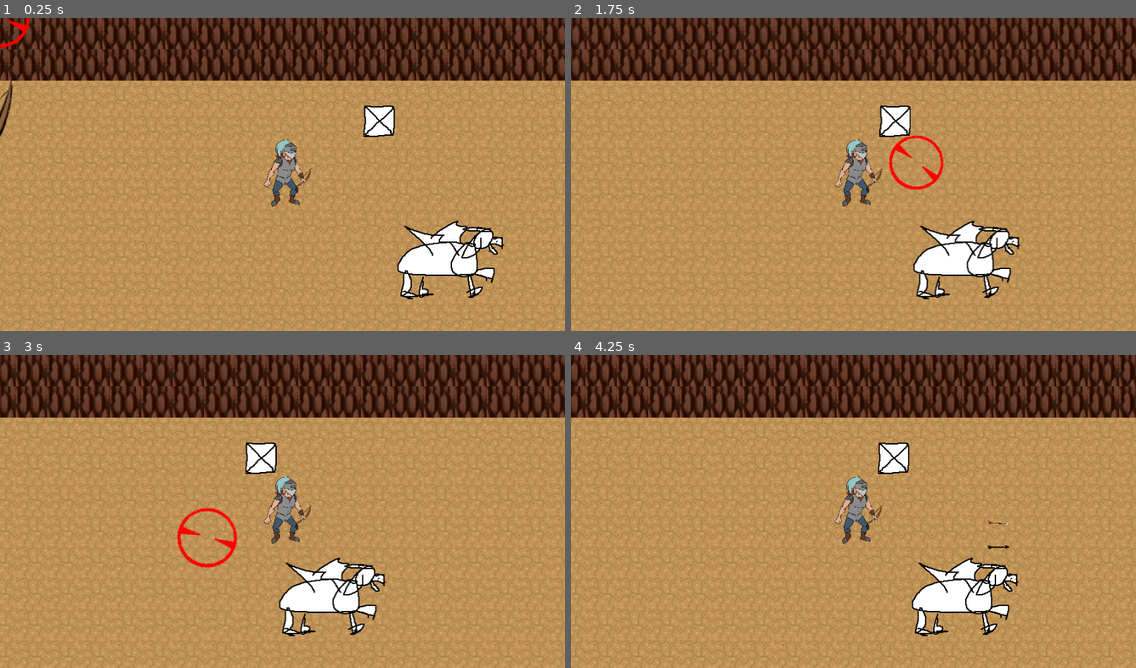
Above: before the commit, frames 1-4 (two rows, left to right).
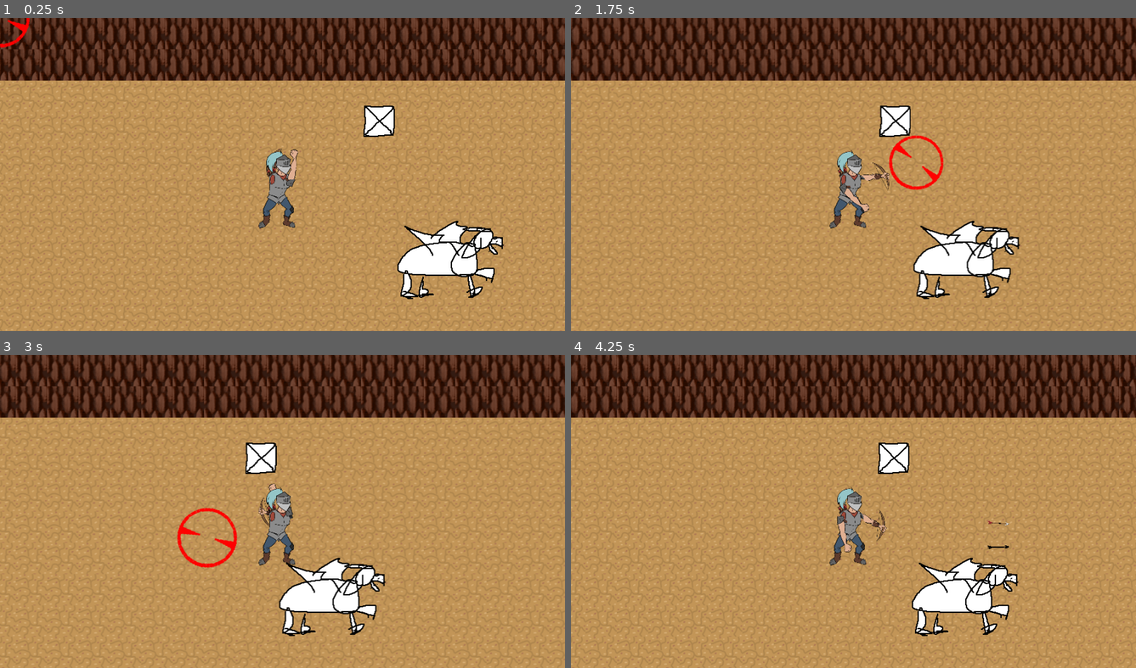
Above: after the commit, the same moments.

Repository: m7rk/codingblocksjam
Game: Godot game, scene res://Dungeon.tscn
The game is run twice, just before and just after one commit, with the same random seed, the same clock (stepped at 60 frames per second) and the same inputs.
Inputs (mouse positions are in pixels of both pictures, inside the frame that each line leads up to):
- Up to frame 1 (0.25 s): no input
- Up to frame 2 (1.75 s): move the mouse to (977, 158) at 0.52 s; hold D (right) 0.53-1.25 s; click (977, 158) at 0.67 s; drag from (740, 190) to (915, 161) at 1.27 s
- Up to frame 3 (3 s): move the mouse to (339, 442) at 2.02 s; hold D (right) 2.03-2.75 s; click (339, 442) at 2.17 s; drag from (254, 574) to (113, 464) at 2.77 s
- Up to frame 4 (4.25 s): move the mouse to (1023, 558) at 3.52 s; hold A (left) from 3.53 s (still down); click (1023, 558) at 3.67 s

The runs differ from the first frame. In frame 1, 1.4% of the frame differs, in the area x 0-56%, y 19-68%; in frame 2, 1.3%; in frame 3, 1.3%; in frame 4, 1.3%.

Commit message:
improve character rig

Diff:
--- a/Dungeon.tscn
+++ b/Dungeon.tscn
@@ -1,6 +1,5 @@
 [gd_scene load_steps=26 format=2]
 
-[ext_resource path="res://Protagonist Parts/Protag Complete.png" type="Texture" id=1]
 [ext_resource path="res://Player.gd" type="Script" id=2]
 [ext_resource path="res://crate.png" type="Texture" id=3]
 [ext_resource path="res://griffon.png" type="Texture" id=4]
@@ -32,9 +31,25 @@
 [sub_resource type="RectangleShape2D" id=1]
 extents = Vector2( 21.5, 19 )
 
+[sub_resource type="Animation" id=4]
+resource_name = "Idle"
+tracks/0/type = "value"
+tracks/0/path = NodePath("Pelvis/BoneTorso:position")
+tracks/0/interp = 1
+tracks/0/loop_wrap = true
+tracks/0/imported = false
+tracks/0/enabled = true
+tracks/0/keys = {
+"times": PoolRealArray(  ),
+"transitions": PoolRealArray(  ),
+"update": 0,
+"values": [  ]
+}
+
 [node name="Dungeon" type="Node2D"]
 
 [node name="Level" type="Node2D" parent="."]
+z_index = -1000
 
 [node name="TileMap" type="TileMap" parent="Level"]
 tile_set = ExtResource( 5 )
@@ -94,13 +109,107 @@
 "_edit_lock_": true
 }
 
-[node name="Sprite" type="Sprite" parent="Player"]
-position = Vector2( 10, -27 )
-scale = Vector2( 0.17, 0.17 )
-texture = ExtResource( 1 )
-__meta__ = {
-"_edit_lock_": true
-}
+[node name="CharacterRig" type="Node2D" parent="Player"]
+scale = Vector2( 0.2, 0.2 )
+
+[node name="Pelvis" type="Sprite" parent="Player/CharacterRig"]
+position = Vector2( -38.8889, 66.6666 )
+texture = ExtResource( 11 )
+
+[node name="BoneTorso" type="Node2D" parent="Player/CharacterRig/Pelvis"]
+position = Vector2( 2, 2 )
+scale = Vector2( 1, 1 )
+
+[node name="Torso" type="Sprite" parent="Player/CharacterRig/Pelvis/BoneTorso"]
+position = Vector2( 16, -127 )
+scale = Vector2( 1, 1 )
+texture = ExtResource( 19 )
+__meta__ = {
+"_edit_lock_": true
+}
+
+[node name="BoneUpperLeftArm" type="Node2D" parent="Player/CharacterRig/Pelvis/BoneTorso/Torso"]
+position = Vector2( 0.666504, -17.4443 )
+
+[node name="UpperLeftArm" type="Sprite" parent="Player/CharacterRig/Pelvis/BoneTorso/Torso/BoneUpperLeftArm"]
+position = Vector2( -92, 1 )
+texture = ExtResource( 10 )
+__meta__ = {
+"_edit_lock_": true
+}
+
+[node name="LowerLeftArm" type="Sprite" parent="Player/CharacterRig/Pelvis/BoneTorso/Torso/BoneUpperLeftArm/UpperLeftArm"]
+position = Vector2( -69.1113, 115.667 )
+texture = ExtResource( 21 )
+
+[node name="BoneUpperRightArm" type="Node2D" parent="Player/CharacterRig/Pelvis/BoneTorso/Torso"]
+position = Vector2( 67.3333, -34.1111 )
+z_index = -1
+
+[node name="UpperRightArm" type="Sprite" parent="Player/CharacterRig/Pelvis/BoneTorso/Torso/BoneUpperRightArm"]
+position = Vector2( 30.6457, 41.3623 )
+texture = ExtResource( 18 )
+__meta__ = {
+"_edit_lock_": true
+}
+
+[node name="LowerRightArm" type="Sprite" parent="Player/CharacterRig/Pelvis/BoneTorso/Torso/BoneUpperRightArm/UpperRightArm"]
+position = Vector2( 30.4653, 97.5265 )
+texture = ExtResource( 17 )
+
+[node name="Bow" type="Sprite" parent="Player/CharacterRig/Pelvis/BoneTorso/Torso/BoneUpperRightArm/UpperRightArm/LowerRightArm"]
+position = Vector2( 5.55569, 22.2222 )
+texture = ExtResource( 16 )
+
+[node name="BoneNeck" type="Node2D" parent="Player/CharacterRig/Pelvis/BoneTorso/Torso"]
+
+[node name="Neck" type="Sprite" parent="Player/CharacterRig/Pelvis/BoneTorso/Torso/BoneNeck"]
+position = Vector2( 34, -78.5555 )
+texture = ExtResource( 20 )
+
+[node name="Head" type="Sprite" parent="Player/CharacterRig/Pelvis/BoneTorso/Torso/BoneNeck/Neck"]
+position = Vector2( -33.3335, -72.222 )
+texture = ExtResource( 22 )
+
+[node name="BoneUpperRightLeg" type="Node2D" parent="Player/CharacterRig/Pelvis"]
+
+[node name="UpperRightLeg" type="Sprite" parent="Player/CharacterRig/Pelvis/BoneUpperRightLeg"]
+position = Vector2( -65, 46.9999 )
+rotation = 0.156739
+scale = Vector2( 1, 1 )
+z_index = -1
+texture = ExtResource( 12 )
+
+[node name="LowerRightLeg" type="Sprite" parent="Player/CharacterRig/Pelvis/BoneUpperRightLeg/UpperRightLeg"]
+position = Vector2( -16, 126 )
+z_index = -1
+texture = ExtResource( 13 )
+__meta__ = {
+"_edit_lock_": true
+}
+
+[node name="BoneUpperLeftLeg" type="Node2D" parent="Player/CharacterRig/Pelvis"]
+position = Vector2( 53.8889, 18.3335 )
+z_index = -1
+
+[node name="UpperLeftLeg" type="Sprite" parent="Player/CharacterRig/Pelvis/BoneUpperLeftLeg"]
+position = Vector2( 30.0002, 40 )
+scale = Vector2( 1, 1 )
+texture = ExtResource( 14 )
+__meta__ = {
+"_edit_lock_": true
+}
+
+[node name="LowerLeftLeg" type="Sprite" parent="Player/CharacterRig/Pelvis/BoneUpperLeftLeg/UpperLeftLeg"]
+position = Vector2( 16.6665, 94.4446 )
+z_index = -1
+texture = ExtResource( 15 )
+__meta__ = {
+"_edit_lock_": true
+}
+
+[node name="AnimationPlayer" type="AnimationPlayer" parent="Player/CharacterRig"]
+anims/Idle = SubResource( 4 )
 
 [node name="Sprite" type="Sprite" parent="."]
 position = Vector2( 791, 165 )
@@ -176,57 +285,3 @@
 offset = Vector2( 0, 250 )
 current = true
 script = ExtResource( 6 )
-
-[node name="CharacterRig" type="Node2D" parent="."]
-
-[node name="Bow" type="Sprite" parent="CharacterRig"]
-position = Vector2( 121, 199 )
-texture = ExtResource( 16 )
-
-[node name="LowerRightArm" type="Sprite" parent="CharacterRig"]
-position = Vector2( 117, 179 )
-texture = ExtResource( 17 )
-
-[node name="UpperRightArm" type="Sprite" parent="CharacterRig"]
-position = Vector2( 82, 93 )
-texture = ExtResource( 18 )
-
-[node name="Neck" type="Sprite" parent="CharacterRig"]
-position = Vector2( 13, -5 )
-texture = ExtResource( 20 )
-
-[node name="Head" type="Sprite" parent="CharacterRig"]
-position = Vector2( -23, -88 )
-texture = ExtResource( 22 )
-
-[node name="LowerRightLeg" type="Sprite" parent="CharacterRig"]
-position = Vector2( -113, 376 )
-texture = ExtResource( 13 )
-
-[node name="UpperRightLeg" type="Sprite" parent="CharacterRig"]
-position = Vector2( -97, 250 )
-texture = ExtResource( 12 )
-
-[node name="LowerLeftLeg" type="Sprite" parent="CharacterRig"]
-position = Vector2( 64, 346 )
-texture = ExtResource( 15 )
-
-[node name="UpperLeftLeg" type="Sprite" parent="CharacterRig"]
-position = Vector2( 42, 250 )
-texture = ExtResource( 14 )
-
-[node name="Pelvis" type="Sprite" parent="CharacterRig"]
-position = Vector2( -32, 203 )
-texture = ExtResource( 11 )
-
-[node name="Torso" type="Sprite" parent="CharacterRig"]
-position = Vector2( -16, 76 )
-texture = ExtResource( 19 )
-
-[node name="LowerLeftArm" type="Sprite" parent="CharacterRig"]
-position = Vector2( -168, 164 )
-texture = ExtResource( 21 )
-
-[node name="UpperLeftArm" type="Sprite" parent="CharacterRig"]
-position = Vector2( -108, 77 )
-texture = ExtResource( 10 )
--- a/Player.gd
+++ b/Player.gd
@@ -33,19 +33,27 @@
 		move_and_slide(SPEED * raw_input)
 
 	var target = Vector2(0,10000)
+
 	if(aimer_active):
 		target = Vector2(-450 + get_node("../Camera").global_position.x + get_viewport().get_mouse_position().x, get_viewport().get_mouse_position().y)
 		aim_time += delta
 		if(aim_time > AIM_LIMIT):
 			aim_time = AIM_LIMIT
-
+		rigAim(getAimerPosition())
 	else:
 		aim_time = 0
 		get_node("../Aimer").rotation_degrees = 0
+
 	get_node("../Aimer").global_position = target
 	var aimscale = pow((AIM_MAX - aim_time) / AIM_MAX,0.8)
 	get_node("../Aimer").global_scale = Vector2(aimscale,aimscale)
 	get_node("../Aimer").rotation_degrees += AIM_CURS_ROT_SPEED * delta
+
+func getAimerPosition():
+	var target_x = get_viewport().get_mouse_position().x + get_node("../Camera").global_position.x
+	var diff_x = target_x + -global_position.x + -450 # cam bias
+	var diff_y = get_viewport().get_mouse_position().y - global_position.y
+	return Vector2(diff_x,diff_y)
 
 func _input(event):
 	# Mouse in viewport coordinates.
@@ -55,7 +63,10 @@
 		var instance = arrow.instance()
 		get_parent().add_child(instance)
 		instance.global_position = global_position
-		var target_x = event.position.x + get_node("../Camera").global_position.x
-		var diff_x = target_x + -global_position.x + -450 # cam bias
-		instance.set_arrow_target(diff_x, event.position.y - global_position.y)
+		instance.set_arrow_target(getAimerPosition()[0],getAimerPosition()[1])
 		aimer_active = false
+
+func rigAim(vec):
+	# offset + rad to deg
+	get_node("CharacterRig/Pelvis/BoneTorso/Torso/BoneUpperRightArm").rotation_degrees = -50 + 57 * atan2(vec.y,vec.x)
+	get_node("CharacterRig/Pelvis/BoneTorso/Torso/BoneUpperLeftArm").rotation_degrees = -50 + 57 * atan2(vec.y,vec.x)
